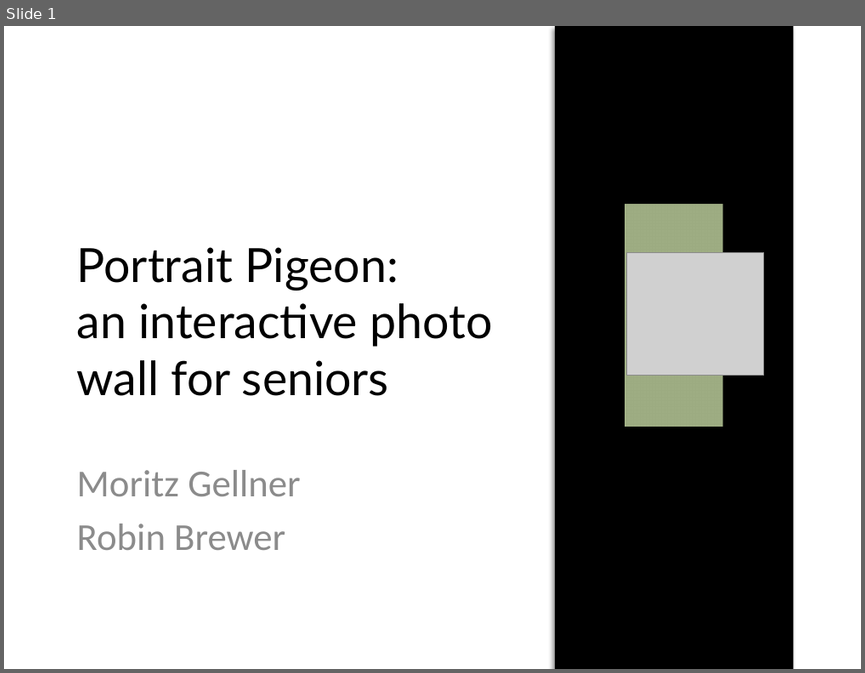
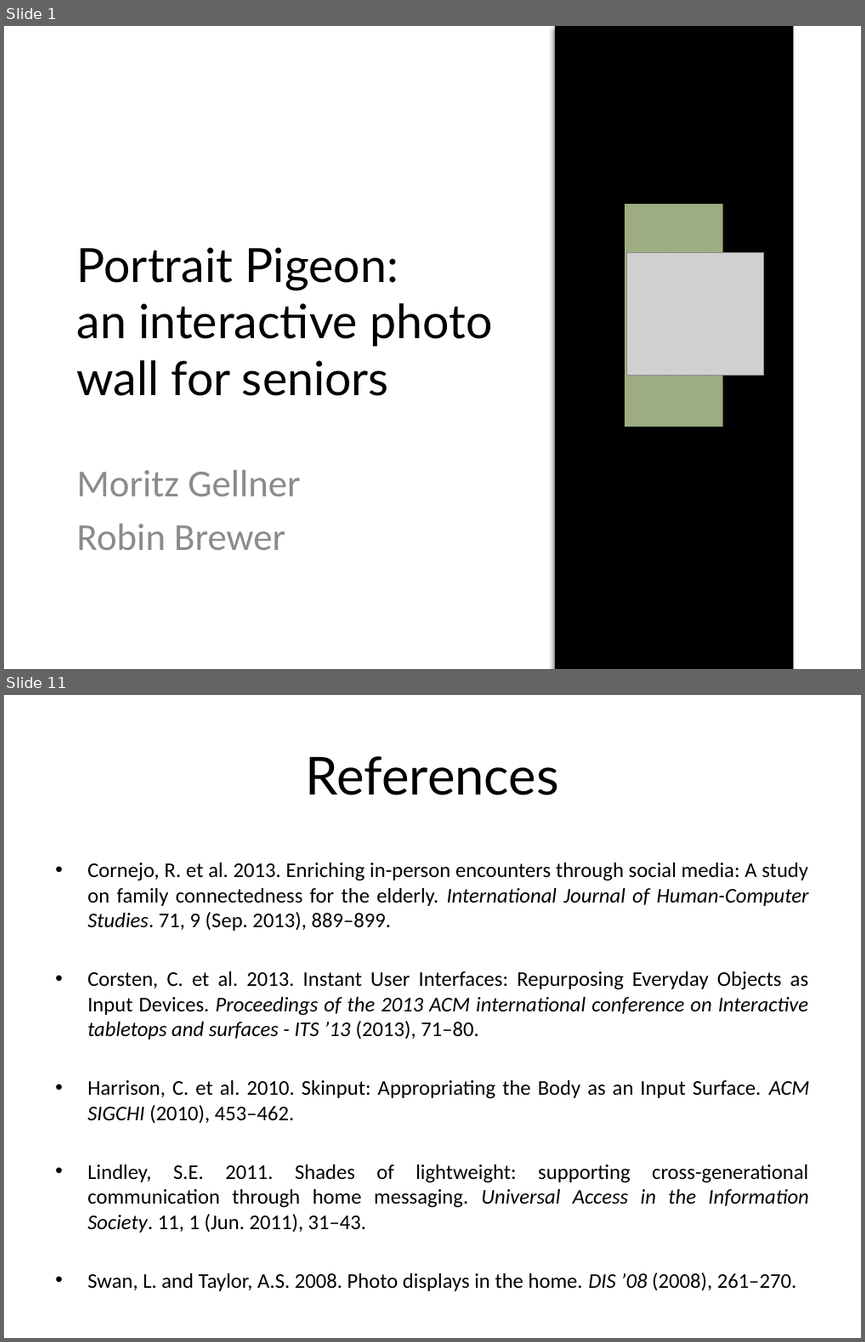
Before and after one commit to moritzg91/photo-wall, a slide deck: 525finalPres.pptx. Shown one above the other, each under a label of ours: slide 1 before the commit, slides 1 and 11 after it; the slides between them are not shown. The pictures are 865x673 and 865x1342 pixels, drawn with LibreOffice and Linux fonts; fonts in the diff are those of the drawing; grey boxes stand for pictures. Boxes give left, top, right and bottom in pixels: in the first picture for what was removed or moved away, otherwise in the second. Text is boxed around its words. In the diff, an @@ line names an element or a change of style, - is before the commit and + after.

```diff
--- a/525finalPres.pptx
+++ b/525finalPres.pptx
@@ slide 11 added at bbox=[4, 695, 861, 1338], background #FFFFFF @@
@@ title added at bbox=[306, 756, 559, 795], 44 pt, text #000000 @@
+References
@@ text added at bbox=[87, 862, 810, 1288], 17.6 pt, text #000000 @@
+• Cornejo, R. et al. 2013. Enriching in-person encounters through social media: A study on family connectedness for the elderly. International Journal of Human-Computer Studies. 71, 9 (Sep. 2013), 889–899.
+• Corsten, C. et al. 2013. Instant User Interfaces: Repurposing Everyday Objects as Input Devices. Proceedings of the 2013 ACM international conference on Interactive tabletops and surfaces - ITS ’13 (2013), 71–80.
+• Harrison, C. et al. 2010. Skinput: Appropriating the Body as an Input Surface. ACM SIGCHI (2010), 453–462.
+• Lindley, S.E. 2011. Shades of lightweight: supporting cross-generational communication through home messaging. Universal Access in the Information Society. 11, 1 (Jun. 2011), 31–43.
+• Swan, L. and Taylor, A.S. 2008. Photo displays in the home. DIS ’08 (2008), 261–270.
```
Also in this commit, not shown: 1 slide changed, 8 other slides added, 4 slides removed.
